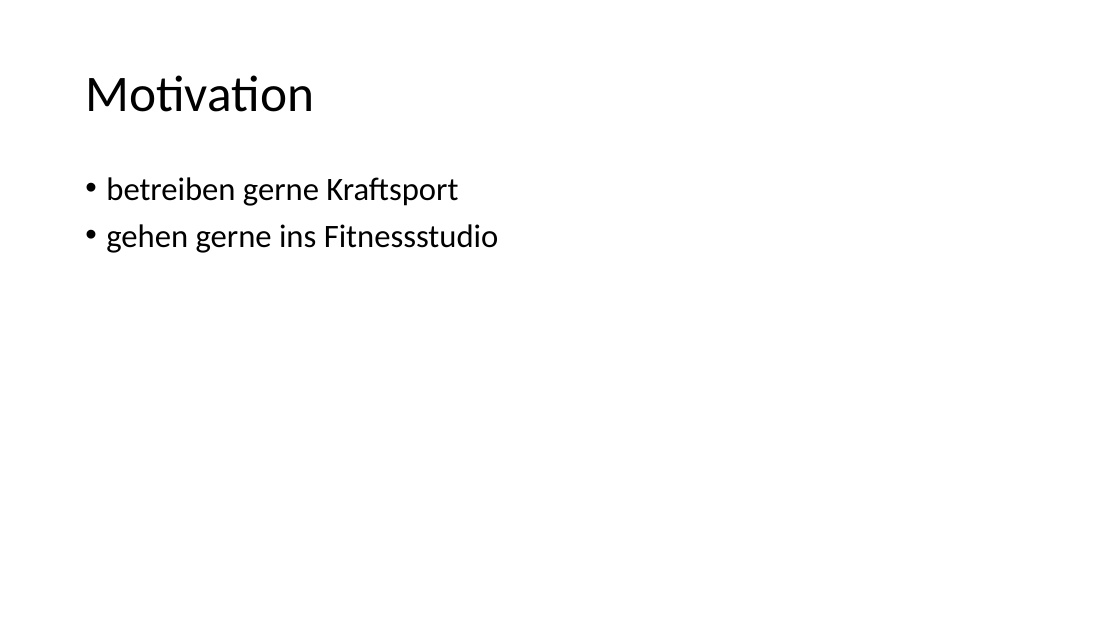
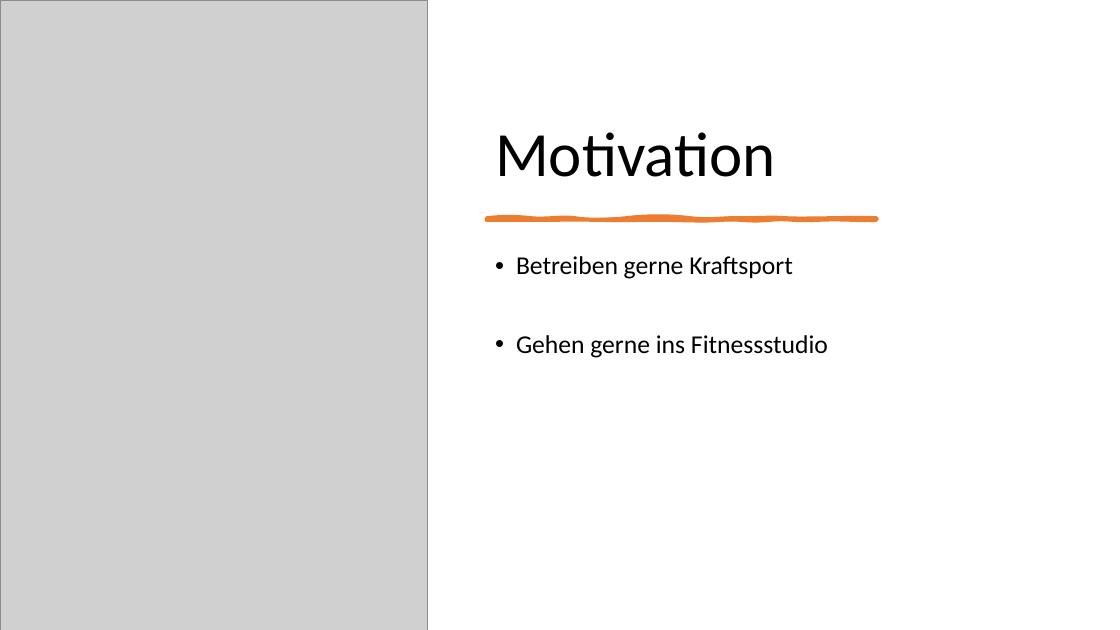
Before and after one commit to ab321/stayfit, a slide deck: slide 3 of powerpoint/stayfit.pptx. Drawn at 1120x630 pixels with LibreOffice and Linux fonts; fonts in the diff are those of the drawing; grey boxes stand for pictures. Boxes give left, top, right and bottom in pixels: in the first picture for what was removed or moved away, otherwise in the second. Text is boxed around its words. In the diff, an @@ line names an element or a change of style, - is before the commit and + after.

```diff
--- a/powerpoint/stayfit.pptx
+++ b/powerpoint/stayfit.pptx
@@ picture added at (x1=0, y1=0, x2=428, y2=630) @@
@@ title "Motivation" moved from (x1=85, y1=75, x2=314, y2=112) to (x1=495, y1=132, x2=776, y2=177) @@
@@ title "Motivation" at (x1=495, y1=132, x2=776, y2=177): size 44 to 54 pt; vertical alignment middle to bottom @@
@@ freeform shape added at (x1=486, y1=218, x2=876, y2=220), fill #ED7D31, outline #ED7D31 3.5 pt @@
@@ text at (x1=516, y1=256, x2=828, y2=358): text changed; size 28 to 22 pt @@
-• betreiben gerne Kraftsport
-• gehen gerne ins Fitnessstudio
+• Betreiben gerne Kraftsport
+• Gehen gerne ins Fitnessstudio
```
Also in this commit, not shown: 2 other slides changed, 13 other files.
